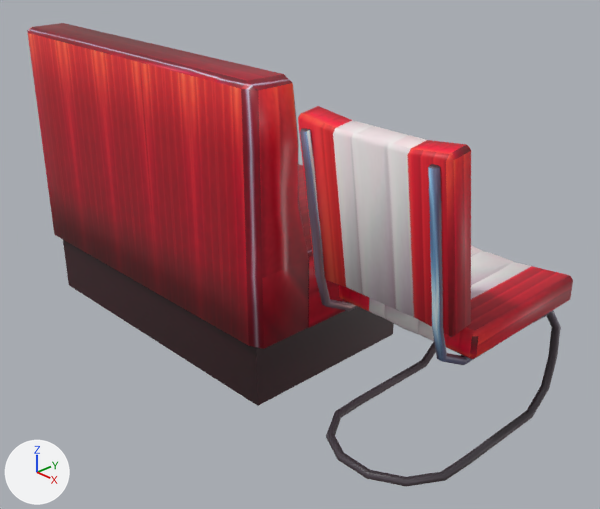
An edit to the Blender file Assets/Models/blend/furniture.blend, drawn before and after from the same camera.
The view is the same before and after, from a 50 mm lens placed at (2.29, -2.0, 1.54), pointed at (0.41, -0.2, 0.36). Lighting does not change. The marker at lower left points along +X, +Y and +Z.

Objects in the first picture: 'Cube', 'chair'.
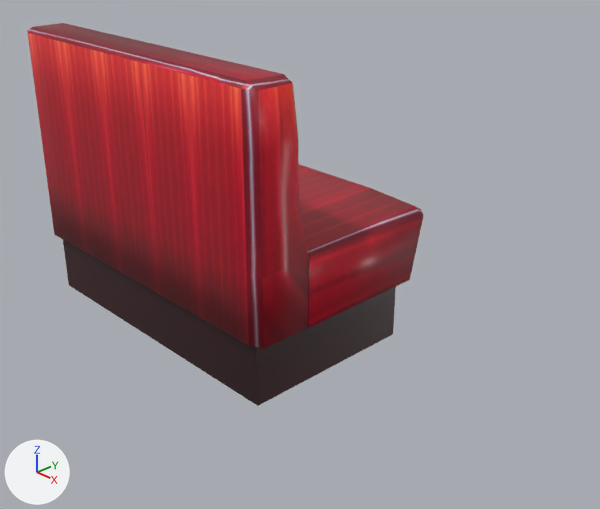
Edits to the bpy script that builds the scene:
```text
Change ob_chair:
    add ob_chair.hide_set(True)
```

Changed parts and their boxes (x1, y1, x2, y2) in the pictures (600 x 509 px):
'chair', hidden
    before: (298, 106, 573, 487)
